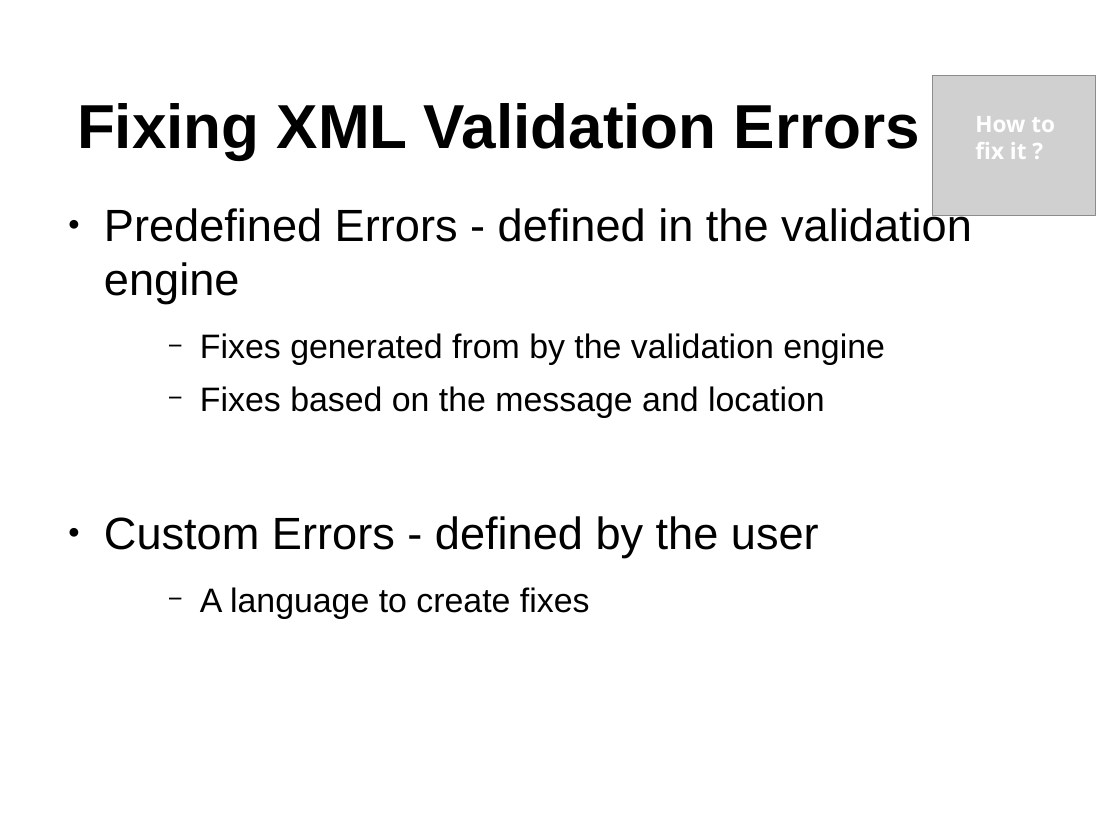
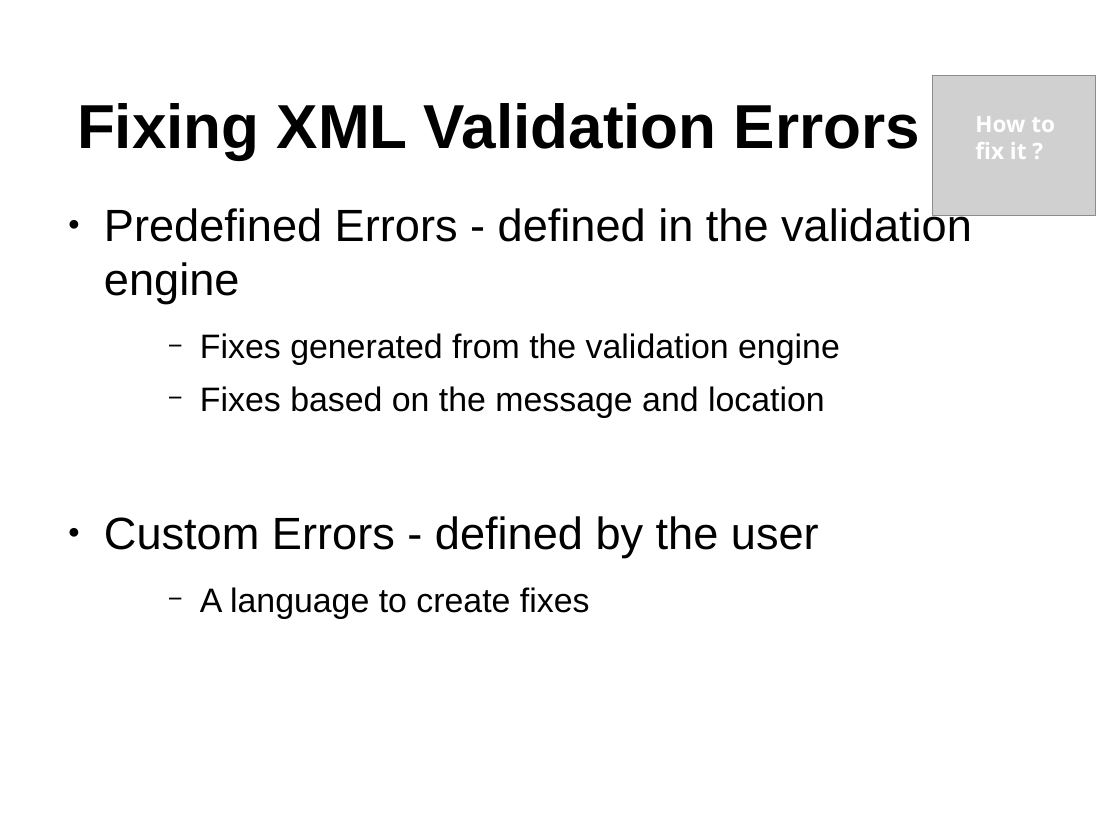
Before and after one commit to octavianN/Schematron-QuickFix-Language-Presentation, a slide deck: slide 5 of Final/SQF.odp. Drawn at 1120x840 pixels with LibreOffice and Linux fonts; fonts in the diff are those of the drawing; grey boxes stand for pictures; background and template pictures are left out. Boxes give left, top, right and bottom in pixels: in the first picture for what was removed or moved away, otherwise in the second. Text is boxed around its words. In the diff, an @@ line names an element or a change of style, - is before the commit and + after.

Commit message:
Small change

```diff
--- a/Final/SQF.odp
+++ b/Final/SQF.odp
@@ text at (x1=200, y1=333, x2=840, y2=365): text changed @@
-    − Fixes generated from by the validation engine
+    − Fixes generated from the validation engine
```
